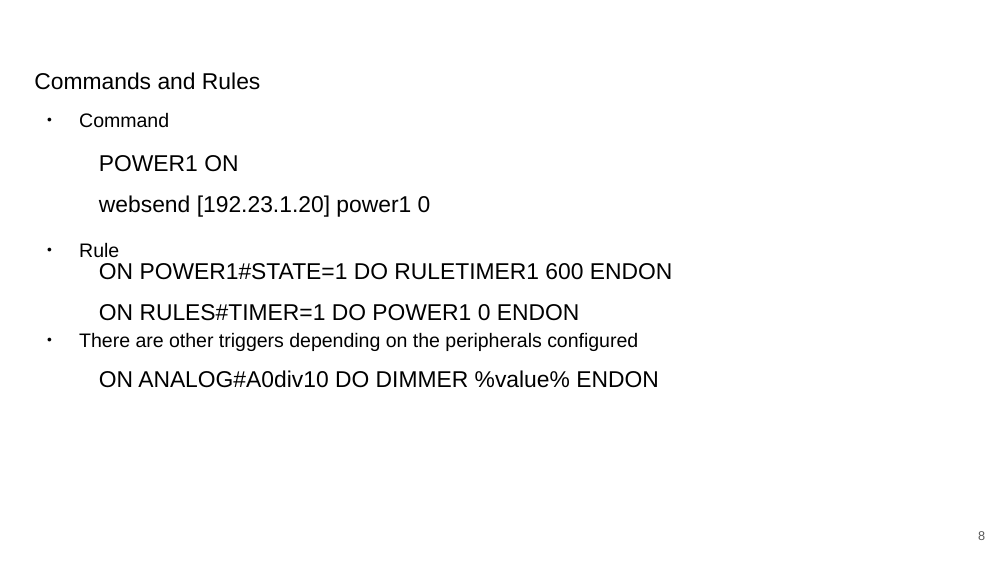
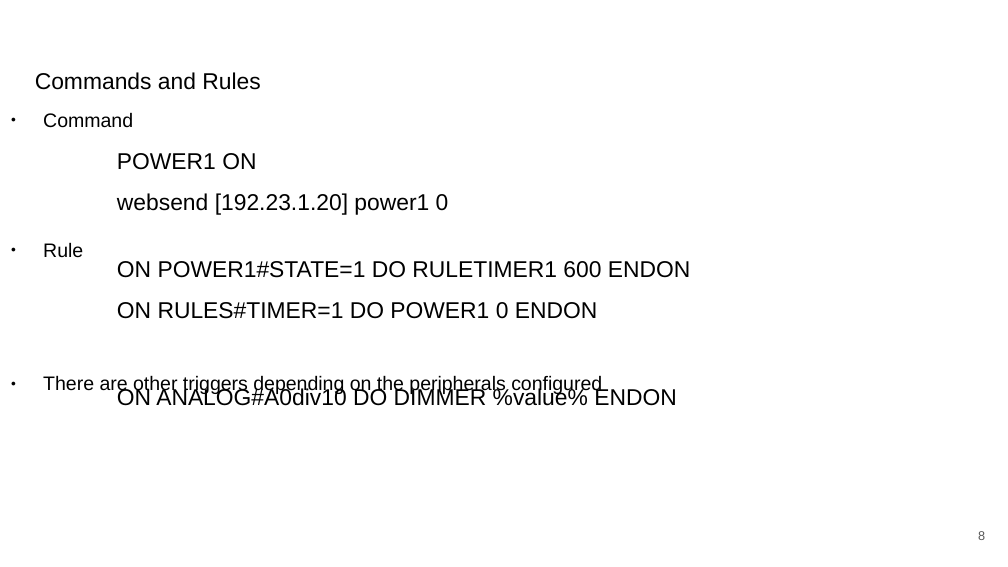
Before and after one commit to darrylb123/EO2024, a slide deck: slide 8 of EO2024-Tasmota+Berry.odp. Drawn at 1008x567 pixels with LibreOffice and Linux fonts; fonts in the diff are those of the drawing; background and template pictures are left out. Boxes give left, top, right and bottom in pixels: in the first picture for what was removed or moved away, otherwise in the second. Text is boxed around its words. In the diff, an @@ line names an element or a change of style, - is before the commit and + after.

```diff
--- a/EO2024-Tasmota+Berry.odp
+++ b/EO2024-Tasmota+Berry.odp
@@ text "Command" rewrapped from box(79, 113, 638, 351) to box(43, 113, 602, 395) @@
@@ text "POWER1 ON": place and size @@
-text "POWER1 ON" at box(99, 155, 431, 217)
+text "POWER1 ON" at box(117, 153, 449, 215)
@@ text "ON POWER1#STATE=1 DO RULETIMER1 600 ...": place and size @@
-text "ON POWER1#STATE=1 DO RULETIMER1 600 ..." at box(99, 263, 672, 321)
+text "ON POWER1#STATE=1 DO RULETIMER1 600 ..." at box(117, 261, 690, 319)
@@ text "ON ANALOG#A0div10 DO DIMMER %value% ...": place and size @@
-text "ON ANALOG#A0div10 DO DIMMER %value% ..." at box(99, 370, 658, 388)
+text "ON ANALOG#A0div10 DO DIMMER %value% ..." at box(117, 387, 676, 406)
```
Also in this commit, not shown: 4 other slides changed.
